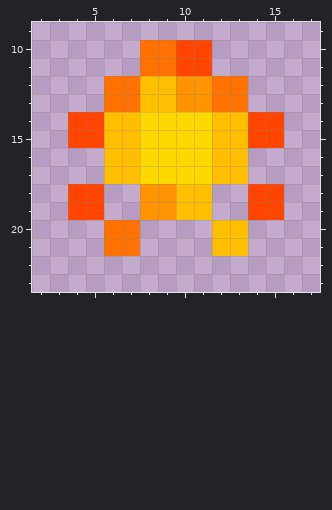
A pixel-art sprite gets an edit: Content/Items/Equipment/Accessories/Light/AnglerLamp/AnglerLamp_Glow.png. Above, as it was before the edit.
The file is 20x30 pixels. Pixels under 10% opacity are left out. Colours within 5 levels of each other are drawn and written as one. Shown: x 2..17, y 9..23.
And afterwards:
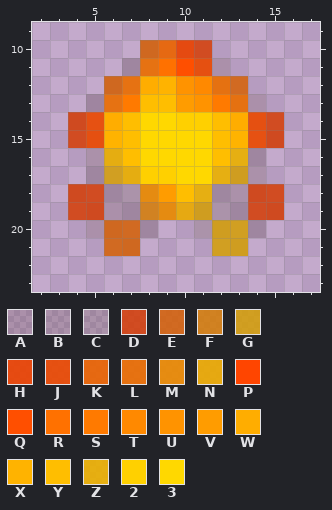
Palette (. is transparent): A #2a0e002a  B #2a15002a  C #2a1f002a  D #d43900d4  E #d45d00d4  F #d47a00d4  G #d49d00d4  H #e94200e9  J #e94900e9  K #e96300e9  L #e96d00e9  M #e98900e9  N #e9a900e9  P #ff4500  Q #ff4f00  R #ff7100  S #ff7a00  T #ff8900  U #ff9300  V #ff9c00  W #ffad00  X #ffb300  Y #ffbe00  Z #e9af00e9  2 #ffd000  3 #ffd800
Diff:
Changed rows in their new state; - is an unchanged pixel.
first column x 4:
10 ----EKHD----
11 ---BL-QJA---
12 --ELWX-TLE--
13 -ALS--V-SLA-
14 DJW---22-WJD
15 DJX------XJD
16 -BZ------ZB-
17 -BGZ22--ZGB-
18 DDBCMV-ZCBDD
19 DDABFMNGCBDD
20 -AEEB--CGGB-
21 --EE----GG--
Where, in picture pixels (left, top, right, bottom), the same in both pictures:
changed: (68, 40, 284, 256)
